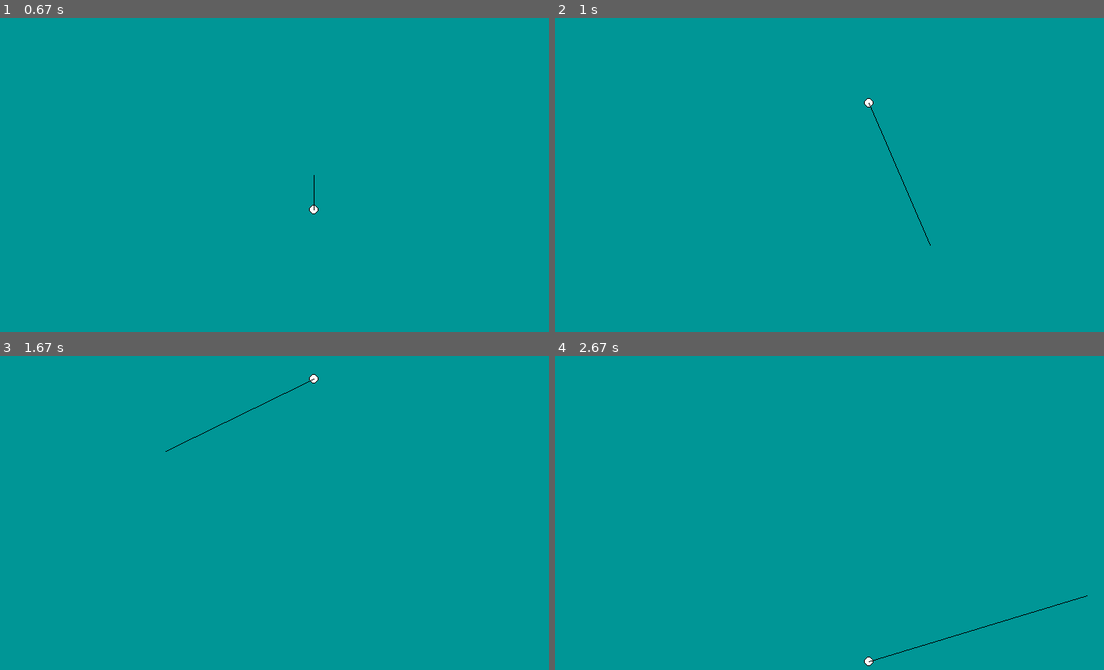
Above: before the commit, frames 1-4 (two rows, left to right).
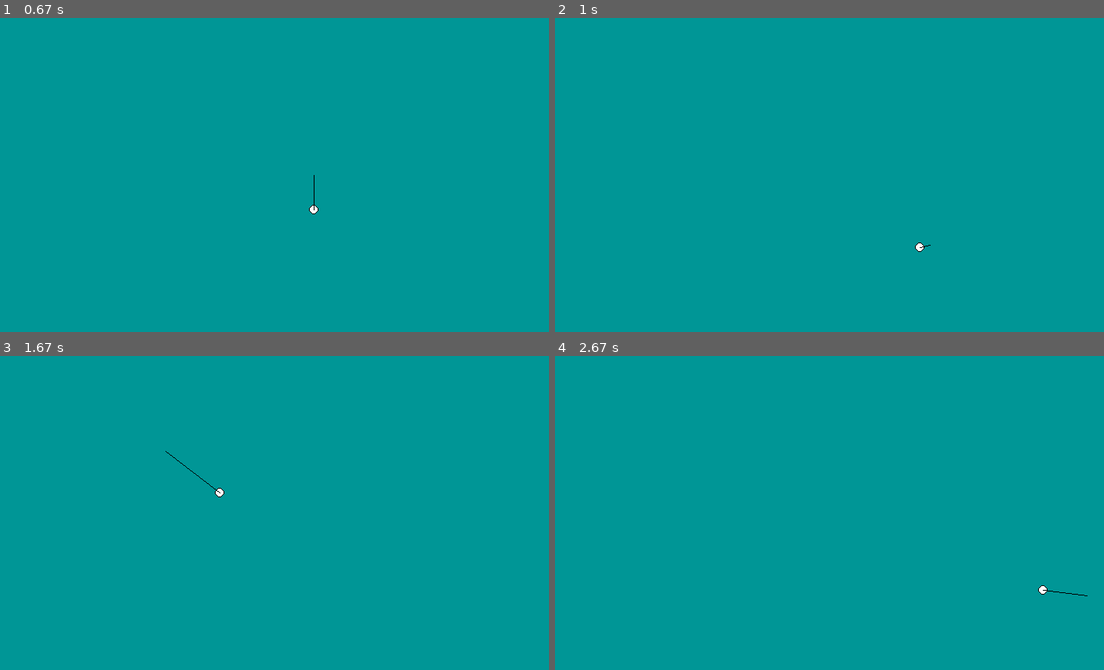
Above: after the commit, the same moments.

Repository: InfinityProgrammers/pygame-and-physic
Game: pygame game, started from naukaa/ball.py
Same seed, same stepped clock (60 frames per second), same inputs: the game is played once before the commit and once after it.
Inputs (mouse positions are in pixels of both pictures, inside the frame that each line leads up to):
- Up to frame 1 (0.67 s): click (312, 175) at 0.38 s
- Up to frame 2 (1 s): click (928, 244) at 0.72 s
- Up to frame 3 (1.67 s): click (543, 622) at 1.05 s; click (164, 450) at 1.38 s
- Up to frame 4 (2.67 s): click (867, 550) at 1.72 s; click (780, 447) at 2.05 s; click (1087, 594) at 2.38 s

Frame 1 is identical in both runs. In frame 2, 0.1% of the frame differs, in the area x 56-69%, y 25-75%; in frame 3, 0.2%; in frame 4, 0.2%, in the area x 56-97%, y 73-99%.

Commit message:
Add files via upload
Poprawki i kontrola piłki

Diff:
--- a/naukaa/ball.py
+++ b/naukaa/ball.py
@@ -24,12 +24,11 @@
     pygame.display.update()
 
 golfball = pilka(400, 394, 6, (255, 255, 255))
+bound = False
 shoot = False
-bound = False
 gravacc = 0.04
 vel = Vector2(0, 0)
-times1 = 1.2
-times2 = 1.1
+
 while True:
     golfball.delta += golfball.clock.tick()/ 1000.0
     pos = pygame.mouse.get_pos()
@@ -41,35 +40,31 @@
             golfball.x += vel.x
             golfball.y += vel.y
             vel.y += gravacc
-            if golfball.y > 394:
-                vel.x /= times2
-                vel.y /= -times1
+            if golfball.y > 394 or golfball.y < 6:
+                vel.x /= 1.2
+                vel.y /= -1.3
                 vel.y += gravacc
                 golfball.x += vel.x
                 golfball.y += vel.y
-                bound = True
-                if abs(vel.x) < 0.1 and bound and abs(vel.y) < 0.2:
+                if abs(vel.x) < 0.1 and abs(vel.y) < 0.1:
                     golfball.y = 394
                     shoot = False
-                    bound = False
-                    times1 = 1.2
-                    times2 = 1.1
-            elif golfball.y < 0:    #odbicie od 'sufitu'
-                vel.y = -vel.y
-                vel.y += gravacc
-                golfball.y += vel.y
-            if golfball.x < 0 or golfball.x > 800:  #odbicie od 'sciany'
-                vel.x = -vel.x
-                golfball.x+=vel.x
+                    times1 = 1
+                    times2 = 1
+            if golfball.x < 6 or golfball.x > 794:
+                vel.x /= -1.2
+                golfball.x += vel.x
         for event in pygame.event.get():
             if event.type == pygame.QUIT:
                 sys.exit(0)
             if event.type == pygame.MOUSEBUTTONDOWN:
                 if shoot == False:
-                    shoot = True
-                    posss = pygame.mouse.get_pos()
-                    poss = Vector2(posss[0] - golfball.x, posss[1] - golfball.y)
-                    power = math.sqrt((golfball.x-posss[0])**2+(golfball.y-posss[1])**2)/3
-                    angle = poss.angle_to(Vector2(1, 0))
-                    vel.x = round(math.cos(math.radians(angle)) * power) / 12
-                    vel.y = -round(math.sin(math.radians(angle)) * power) / 12
+                    shoot= True
+                    times1 = 1
+                    times2 = 1
+                posss = pygame.mouse.get_pos()
+                poss = Vector2(posss[0] - golfball.x, posss[1] - golfball.y)
+                power = math.sqrt((golfball.x-posss[0])**2+(golfball.y-posss[1])**2)/3
+                angle = poss.angle_to(Vector2(1, 0))
+                vel.x = round(math.cos(math.radians(angle)) * power) / 12
+                vel.y = -round(math.sin(math.radians(angle)) * power) / 12
